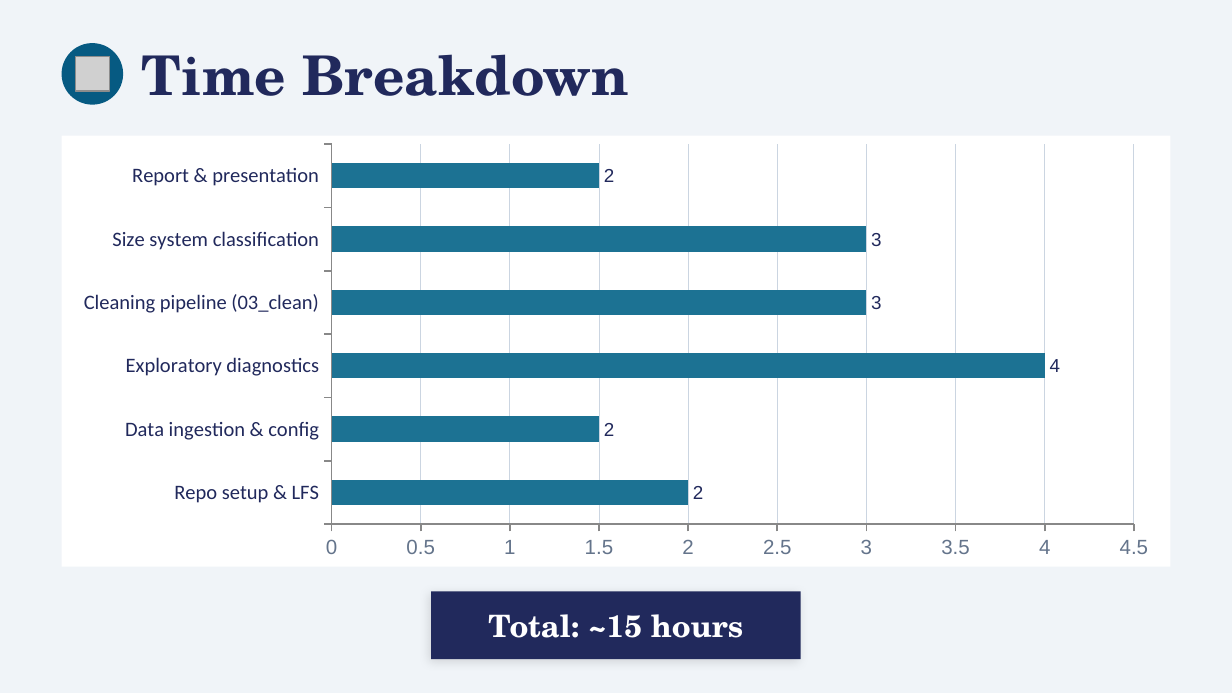
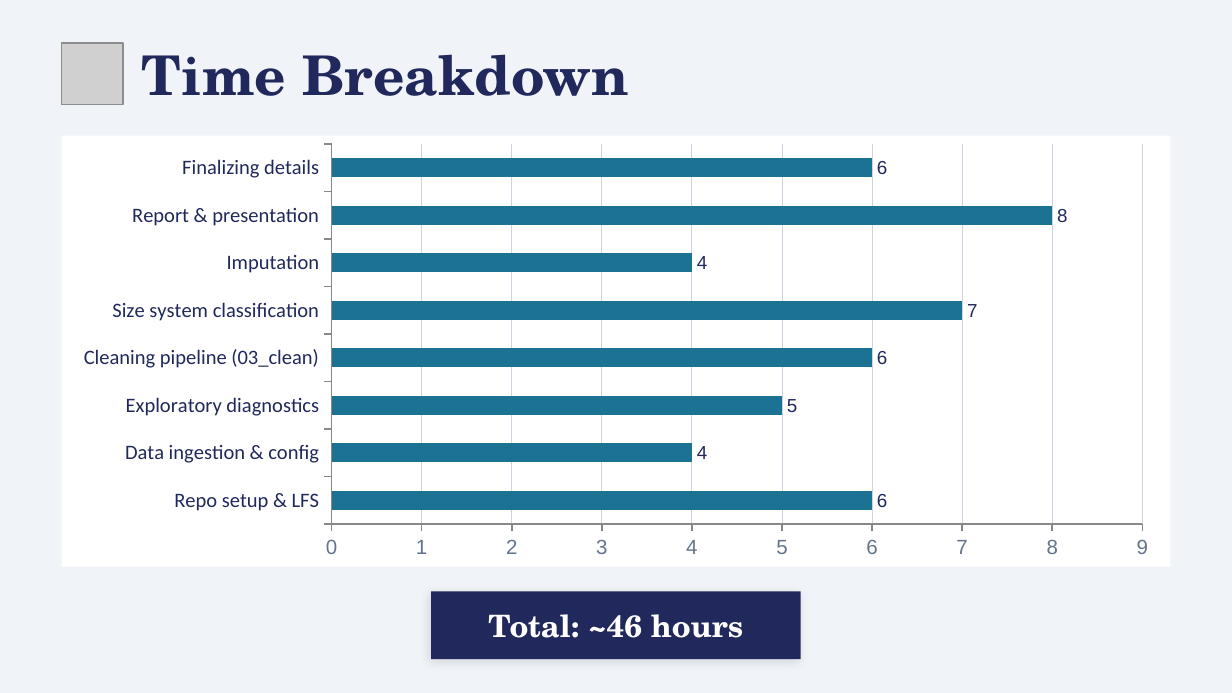
Before and after one commit to NMelville2000/Shein_Data_Cleaning_Assignment, a slide deck: slide 13 of SHEIN_Data_Cleaning_Presentation.pptx. Drawn at 1232x693 pixels with LibreOffice and Linux fonts; fonts in the diff are those of the drawing; grey boxes stand for pictures. Boxes give left, top, right and bottom in pixels: in the first picture for what was removed or moved away, otherwise in the second. Text is boxed around its words. In the diff, an @@ line names an element or a change of style, - is before the commit and + after.

```diff
--- a/SHEIN_Data_Cleaning_Presentation.pptx
+++ b/SHEIN_Data_Cleaning_Presentation.pptx
@@ picture: place and size @@
-picture at box(75, 57, 110, 91)
+picture at box(62, 43, 123, 105)
@@ ellipse removed at box(62, 43, 123, 105) @@
@@ bar chart at box(62, 136, 1170, 567) @@
-categories: Repo setup & LFS, Data ingestion & config, Exploratory diagnostics, Cleaning pipeline (03_clean), Size system classification, Report & presentation
+categories: Repo setup & LFS, Data ingestion & config, Exploratory diagnostics, Cleaning pipeline (03_clean), Size system classification, Imputation, Report & presentation, Finalizing details
-Series 1: 2, 2, 4, 3, 3, 2
+Series 1: 6, 4, 5, 6, 7, 4, 8, 6
@@ text at box(488, 614, 744, 638): text changed @@
-Total: ~15 hours
+Total: ~46 hours
```
Also in this commit, not shown: 3 other slides changed, 7 other files.
